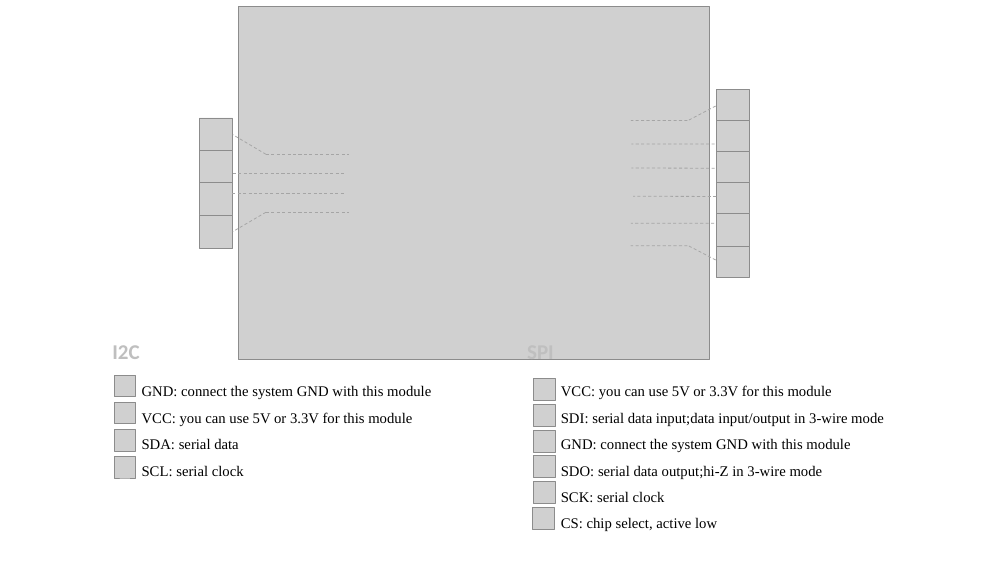
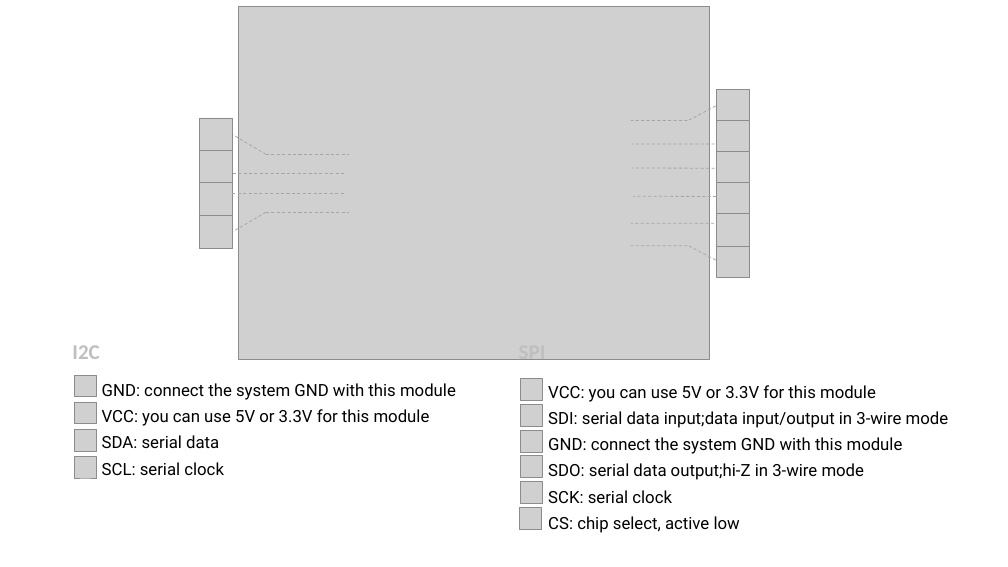
Before and after one commit to SeeedDocument/Grove-Temperature-Humidity-Pressure-Gas-Sensor_BME680, a slide deck: slide 1 of img/pin_map.pptx. Drawn at 1008x567 pixels with LibreOffice and Linux fonts; fonts in the diff are those of the drawing; grey boxes stand for pictures. Boxes give left, top, right and bottom in pixels: in the first picture for what was removed or moved away, otherwise in the second. Text is boxed around its words. In the diff, an @@ line names an element or a change of style, - is before the commit and + after.

```diff
--- a/img/pin_map.pptx
+++ b/img/pin_map.pptx
@@ 4 pictures, 1 text: place and size @@
-4 pictures, 1 text at [112,345,139,479]
+4 pictures, 1 text at [72,345,99,479]
@@ text "GND: connect the system GND ...": place and size @@
-text "GND: connect the system GND ..." at [142,385,431,476]
+text "GND: connect the system GND ..." at [102,383,456,475]
@@ text "GND: connect the system GND ..." at [102,383,456,475]: size 14 to 16 pt, font Times New Roman to Roboto; line spacing 1.5 to 25pt @@
@@ text "VCC: you can use 5V ..." at [548,385,949,533]: size 14 to 16 pt, font Times New Roman to Roboto; line spacing 1.5 to 25pt @@
@@ text "VCC: you can use 5V ...": place and size @@
-text "VCC: you can use 5V ..." at [561,385,884,531]
+text "VCC: you can use 5V ..." at [548,385,949,533]
@@ 6 pictures, 1 text: place and size @@
-6 pictures, 1 text at [527,359,555,529]
+6 pictures, 1 text at [519,359,546,529]
```
Also in this commit, not shown: 2 other files.
